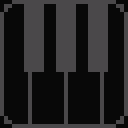
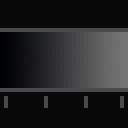
Two versions of the same layered image (w=128, h=128). Layer-by-layer changes:
hid group "Piano" (2nd of 2, in "Off") (1 layers) over [0, 0, 128, 128]
showed group "Gradient" (2nd of 2, in "Off") (1 layers) over [0, 28, 128, 128]
painted on "1 копия" over [0, 92, 128, 128]
